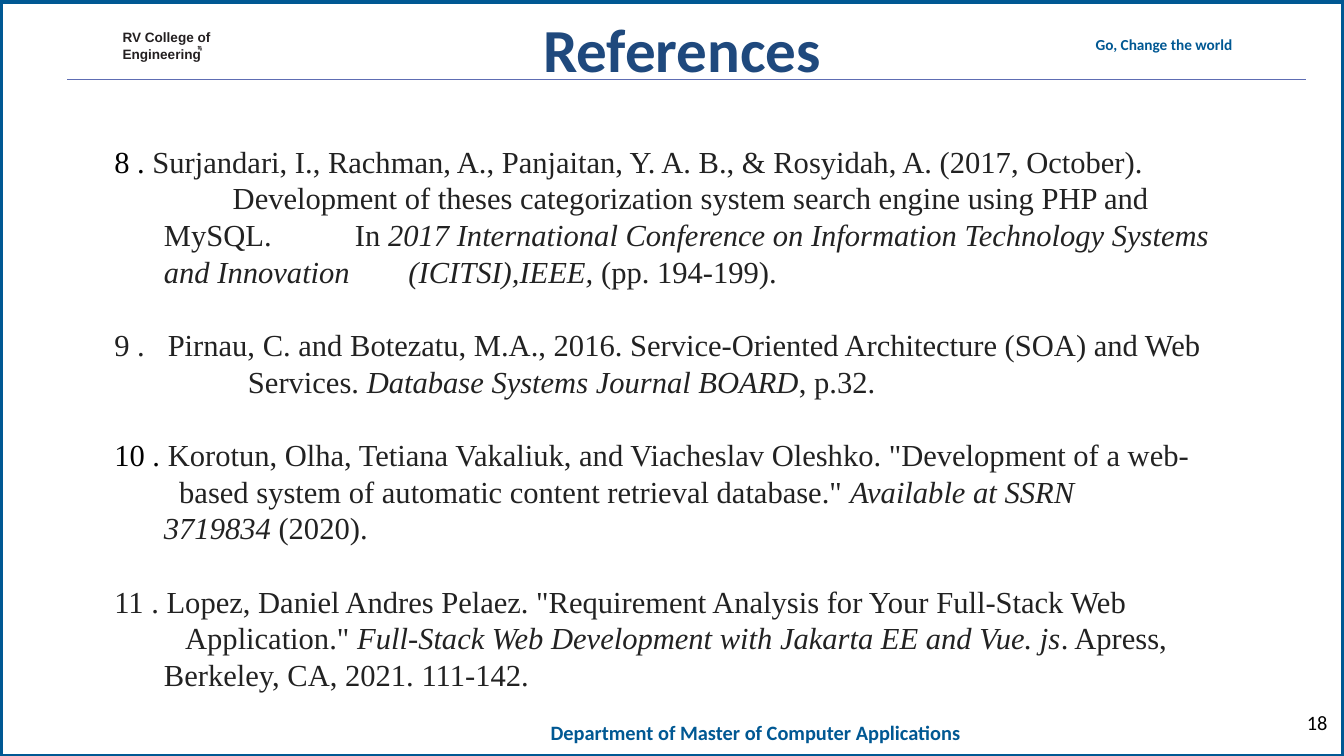
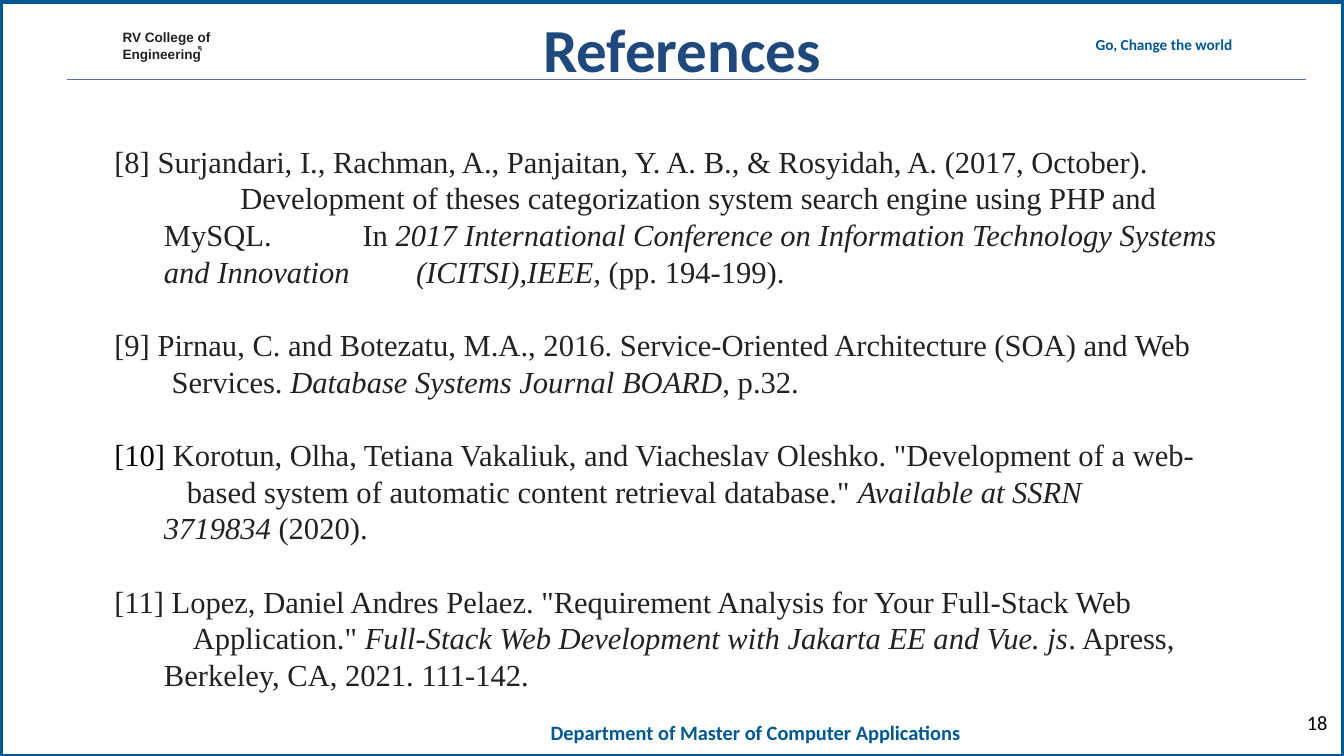
Before and after one commit to mohanrockz/Minor-Project, a slide deck: slide 18 of 20mca36-Minor Project_Phase 2_template11.ppt. Drawn at 1344x756 pixels with LibreOffice and Linux fonts; fonts in the diff are those of the drawing; background and template pictures are left out. Boxes give left, top, right and bottom in pixels: in the first picture for what was removed or moved away, otherwise in the second. Text is boxed around its words. In the diff, an @@ line names an element or a change of style, - is before the commit and + after.

```diff
--- a/20mca36-Minor Project_Phase 2_template11.ppt
+++ b/20mca36-Minor Project_Phase 2_template11.ppt
@@ text at bbox=[114, 151, 1217, 692]: text changed @@
-8 . Surjandari, I., Rachman, A., Panjaitan, Y. A. B., & Rosyidah, A. (2017, October). Development of theses categorization system search engine using PHP and MySQL. In 2017 International Conference on Information Technology Systems and Innovation (ICITSI),IEEE, (pp. 194-199).
-9 . Pirnau, C. and Botezatu, M.A., 2016. Service-Oriented Architecture (SOA) and Web Services. Database Systems Journal BOARD, p.32.
-10 . Korotun, Olha, Tetiana Vakaliuk, and Viacheslav Oleshko. "Development of a web- based system of automatic content retrieval database." Available at SSRN 3719834 (2020).
-11 . Lopez, Daniel Andres Pelaez. "Requirement Analysis for Your Full-Stack Web Application." Full-Stack Web Development with Jakarta EE and Vue. js. Apress, Berkeley, CA, 2021. 111-142.
+[8] Surjandari, I., Rachman, A., Panjaitan, Y. A. B., & Rosyidah, A. (2017, October). Development of theses categorization system search engine using PHP and MySQL. In 2017 International Conference on Information Technology Systems and Innovation (ICITSI),IEEE, (pp. 194-199).
+[9] Pirnau, C. and Botezatu, M.A., 2016. Service-Oriented Architecture (SOA) and Web Services. Database Systems Journal BOARD, p.32.
+[10] Korotun, Olha, Tetiana Vakaliuk, and Viacheslav Oleshko. "Development of a web- based system of automatic content retrieval database." Available at SSRN 3719834 (2020).
+[11] Lopez, Daniel Andres Pelaez. "Requirement Analysis for Your Full-Stack Web Application." Full-Stack Web Development with Jakarta EE and Vue. js. Apress, Berkeley, CA, 2021. 111-142.
```
Also in this commit, not shown: 3 other slides changed, 1 other file.
